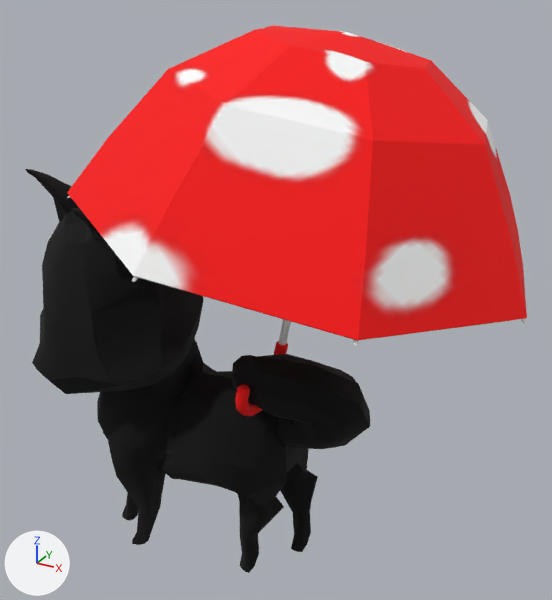
A saved change to the OBJ model ChiBaApp/app/src/main/assets/models/umbrella/umbrella_Frame6.obj.
Both versions are drawn from a 50 mm lens placed at (7.53, -10.67, 11.36), pointed at (1.45, 0.39, 5.83). Every picture has the same lights, and +X, +Y and +Z are marked at lower left. Where no turn or scale is listed for an object, it has been applied to the vertices.

The first picture shows 'umbrella_Frame6'.
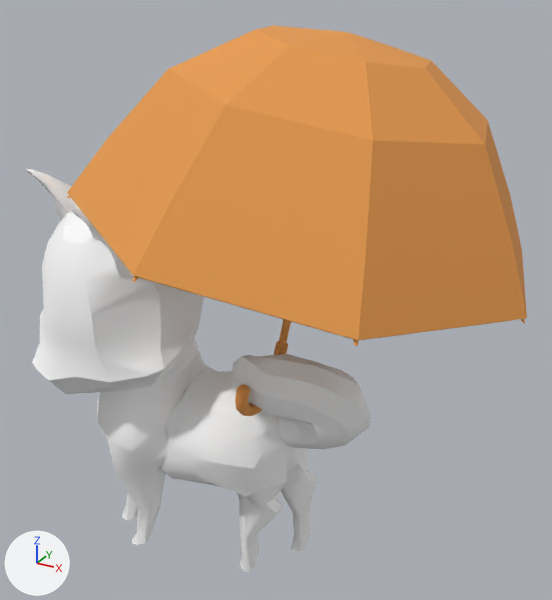
Boxes [x1, y1, x2, y2] around the edits, measured in the pictures (552 x 600 px):
'umbrella_Frame6', recoloured, surface changed
    both: [25, 25, 527, 573]

The edits, one by one:
Picture 'chiba.jpg' (img_chiba_jpg) is new.
Material 'newRigging:lambert2SG' (mat_newrigging_lambert2sg) changes colour from black #000000 to white #ffffff; in linear values from (0.0, 0.0, 0.0) to (1.0, 1.0, 1.0).
Material 'Regenschirm:phong3SG' (mat_regenschirm_phong3sg) changes its picture from img_chibaalltextures_jpg to img_chiba_jpg.
